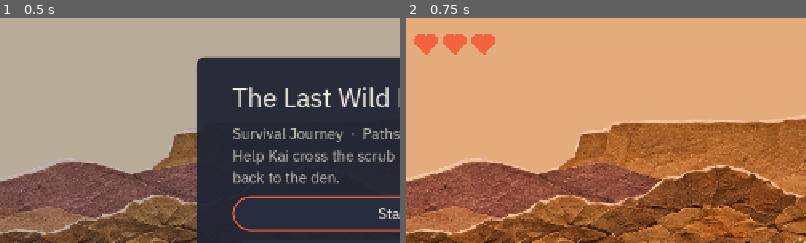
Above: before the commit, frames 1-2 (left to right).
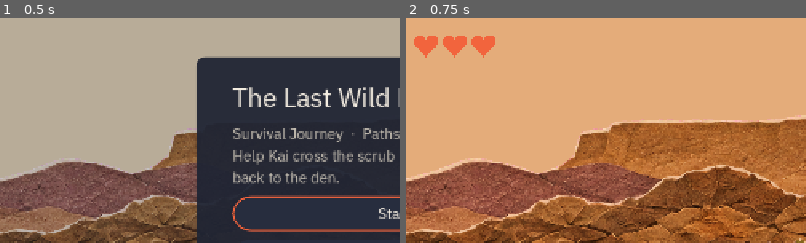
Above: after the commit, the same moments.

Repository: gomin2013/the-last-wild-paw
Game: Godot game, scene res://scenes/main.tscn
Same seed, same stepped clock (60 frames per second), same inputs: the game is played once before the commit and once after it. Sound files missing from this copy of the repository are replaced by a short silence.
Inputs:
- Up to frame 1 (0.5 s): no input
- Up to frame 2 (0.75 s): click "Stage 2 · Beyond the Fire" at 0.5 s
The pictures show only the part of the screen within x 1-51%, y 0-50%; the shares and areas given below are measured in that part.

Frame 1 is identical in both runs. In frame 2, 0.3% of the frame differs, in the area x 2-23%, y 7-18%.

Commit message:
2026 Updated Game Over Screen and Hearts (Prototype).

Diff:
--- a/scenes/stage.gd
+++ b/scenes/stage.gd
@@ -11,6 +11,10 @@
 @export var stage_width := 7000
 ## Falling below this (should never happen) counts as a hazard and respawns Kai at the start.
 @export var kill_y := 900.0
+## Game over: world slows to this for hit_stop_time real seconds, then Kai rests for rest_time.
+@export var hit_stop_scale := 0.1
+@export var hit_stop_time := 0.35
+@export var rest_time := 0.9
 @export var sky: Gradient
 @export var tint: Gradient
 
@@ -52,16 +56,32 @@
 			hint.modulate = Color(1.0 / c.r, 1.0 / c.g, 1.0 / c.b)
 
 
+func _exit_tree() -> void:
+	Engine.time_scale = 1.0  # leaving mid hit-stop must not slow the next scene
+
+
 ## On a touchscreen, hints that name keys show their `touch_text` metadata instead.
 func use_touch_hints() -> void:
 	for hint: Label in _hints:
 		hint.text = hint.get_meta("touch_text", hint.text)
 
 
+## Game over beat: a short hit-stop with Kai flashing, the music cut, then he lies still a moment
+## before the result fades in. He rests; nothing explodes (canon: nothing dies on screen).
 func _on_died() -> void:
 	_pause.enabled = false
-	await get_tree().create_timer(1.2).timeout
-	_result.show_result(GameState.finish_stage(false), "")
+	GameState.stop_music()
+	_kai.self_modulate = Color(2.5, 2.5, 2.5)
+	create_tween().tween_property(_kai, "self_modulate", Color.WHITE, 0.35)
+	Engine.time_scale = hit_stop_scale
+	await get_tree().create_timer(hit_stop_time, true, false, true).timeout
+	Engine.time_scale = 1.0
+	await get_tree().create_timer(rest_time).timeout
+	var r := GameState.finish_stage(false)
+	r["progress"] = Score.progress(
+		_kai.global_position.x, _start.global_position.x, $Den.global_position.x
+	)
+	_result.show_result(r, "")
 
 
 func _on_den_reached() -> void:
--- a/systems/game_state.gd
+++ b/systems/game_state.gd
@@ -78,11 +78,13 @@
 
 
 func start_game(scene := STAGE_SCENE) -> void:
+	_resume_music()
 	get_tree().paused = false
 	get_tree().change_scene_to_file(scene)
 
 
 func to_title() -> void:
+	_resume_music()
 	running = false
 	stage_key = "paths"  # the title shows Stage 1's best
 	_load_best()
@@ -91,8 +93,19 @@
 
 
 func restart_stage() -> void:
+	_resume_music()
 	get_tree().paused = false
 	get_tree().reload_current_scene()
+
+
+## Game over cuts the music so the game-over sound stands alone; the next scene brings it back.
+func stop_music() -> void:
+	_music.stop()
+
+
+func _resume_music() -> void:
+	if _audio_started and not _music.playing:
+		_music.play()
 
 
 func quit_game() -> void:
--- a/systems/rules/score.gd
+++ b/systems/rules/score.gd
@@ -18,3 +18,10 @@
 	if score != best_score:
 		return score > best_score
 	return time < best_time
+
+
+## How far Kai got, 0-100: his x between the start and the clear zone.
+static func progress(x: float, start_x: float, end_x: float) -> int:
+	if end_x <= start_x:
+		return 100
+	return roundi(clampf((x - start_x) / (end_x - start_x), 0.0, 1.0) * 100.0)
--- a/tests/test_score.gd
+++ b/tests/test_score.gd
@@ -15,3 +15,10 @@
 	assert_false(Score.is_new_best(400, 60.0, 500, 90.0), "lower score loses even if faster")
 	assert_true(Score.is_new_best(500, 80.0, 500, 90.0), "same score, faster time wins")
 	assert_false(Score.is_new_best(500, 95.0, 500, 90.0))
+
+
+func test_progress_is_percent_of_the_way() -> void:
+	assert_eq(Score.progress(100.0, 100.0, 1100.0), 0, "at the start")
+	assert_eq(Score.progress(600.0, 100.0, 1100.0), 50)
+	assert_eq(Score.progress(-50.0, 100.0, 1100.0), 0, "behind the start clamps")
+	assert_eq(Score.progress(2000.0, 100.0, 1100.0), 100, "past the den clamps")
--- a/tests/test_stage.gd
+++ b/tests/test_stage.gd
@@ -54,6 +54,22 @@
 	assert_true(_stage.get_node("Result").visible, "the result screen is up")
 
 
+func test_game_over_shows_progress_after_the_hit_stop() -> void:
+	_kai.hurt(3, _kai.global_position.x - 10.0)
+	assert_eq(_kai.state, Kai.State.DEAD)
+	assert_lt(Engine.time_scale, 1.0, "hit-stop slows the world")
+	# The result pauses the tree, which stalls GUT waits: this timer runs paused, in real time
+	await get_tree().create_timer(1.4, true, false, true).timeout
+	assert_eq(Engine.time_scale, 1.0, "hit-stop ends")
+	var result: CanvasLayer = _stage.get_node("Result")
+	assert_true(result.visible, "the game-over screen is up")
+	var buttons := result.find_children("*", "Button", true, false)
+	assert_true(buttons[0].disabled, "buttons ignore input at first")
+	assert_string_contains(result.find_children("*", "Label", true, false)[1].text, "% of the way")
+	await get_tree().create_timer(0.6, true, false, true).timeout
+	assert_false(buttons[0].disabled, "then they work")
+
+
 func test_thorns_send_kai_to_their_respawn() -> void:
 	for thorns: Thorns in _stage.find_children("*", "Thorns"):
 		assert_not_null(thorns.respawn, "%s has a respawn marker" % thorns.name)
--- a/ui/hud.gd
+++ b/ui/hud.gd
@@ -24,7 +24,22 @@
 func _draw() -> void:
 	for i in _max_hearts:
 		var c := Vector2(40 + i * 46, 40)
-		var col := Color("f2643d") if i < _hearts else Color(0.12, 0.14, 0.2, 0.55)
-		draw_circle(c + Vector2(-8, -4), 11.0, col)
-		draw_circle(c + Vector2(8, -4), 11.0, col)
-		draw_colored_polygon([c + Vector2(-19, 0), c + Vector2(19, 0), c + Vector2(0, 20)], col)
+		var pts := _heart(c)
+		if i < _hearts:
+			draw_colored_polygon(pts, UiKit.CORAL)
+		else:
+			# One polygon, so the see-through fill has no darker overlaps
+			draw_colored_polygon(pts, Color(UiKit.GRAPHITE, 0.45))
+			pts.append(pts[0])
+			draw_polyline(pts, Color(UiKit.CREAM, 0.7), 2.0, true)
+
+
+## Heart outline (the classic sin³ curve) centred on c, about 40 px wide.
+static func _heart(c: Vector2) -> PackedVector2Array:
+	var pts := PackedVector2Array()
+	for k in 32:
+		var t := TAU * k / 32.0
+		var x := 16.0 * pow(sin(t), 3)
+		var y := -(13.0 * cos(t) - 5.0 * cos(2 * t) - 2.0 * cos(3 * t) - cos(4 * t))
+		pts.append(c + Vector2(x, y + 2.0) * 1.25)
+	return pts
--- a/ui/result.gd
+++ b/ui/result.gd
@@ -1,6 +1,10 @@
 extends CanvasLayer
 ## Stage Clear / Game Over (FR-01): the run's numbers, the best result, Next stage (after a clear,
 ## when there is one), Play again or Back to Home (the title screen).
+
+## Buttons ignore input this long after the screen shows, so a held or mashed jump (Space / A is
+## also ui_accept) does not skip it.
+@export var input_guard := 0.5
 
 var _box: VBoxContainer
 
@@ -20,6 +24,8 @@
 		"Food  %d    Jackals chased off  %d" % [r["food"], r["defeated"]],
 		"Time  %s" % GameState.format_time(r["time"]),
 	]
+	if not r["cleared"] and r.has("progress"):
+		lines.push_front("Made it %d%% of the way" % r["progress"])
 	if r["easter_egg"]:
 		lines.append("You listened, like Sera taught.")
 	if r["cleared"]:
@@ -32,8 +38,19 @@
 		)
 	var title := clear_title if r["cleared"] else "Kai needs to rest"
 	UiKit.page(_box, title, "\n".join(lines))
+	var buttons: Array[Button] = []
 	if r["cleared"] and next_stage:
-		UiKit.button(_box, "Next stage", GameState.start_game.bind(next_stage))
-	UiKit.button(_box, "Play again", GameState.restart_stage)
-	UiKit.button(_box, "Back to Home", GameState.to_title)
+		buttons.append(UiKit.button(_box, "Next stage", GameState.start_game.bind(next_stage)))
+	buttons.append(
+		UiKit.button(_box, "Play again" if r["cleared"] else "Try again", GameState.restart_stage)
+	)
+	buttons.append(UiKit.button(_box, "Back to Home", GameState.to_title))
+	for b in buttons:
+		b.disabled = true
+	var overlay: Control = $Overlay
+	overlay.modulate.a = 0.0
+	create_tween().tween_property(overlay, "modulate:a", 1.0, 0.35)
+	await get_tree().create_timer(input_guard).timeout
+	for b in buttons:
+		b.disabled = false
 	UiKit.focus_first(_box)
